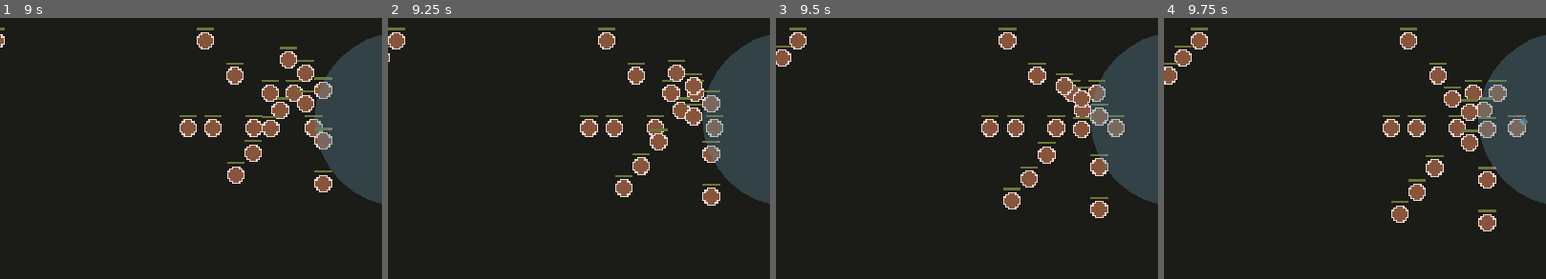
Above: before the commit, frames 1-4 (left to right).
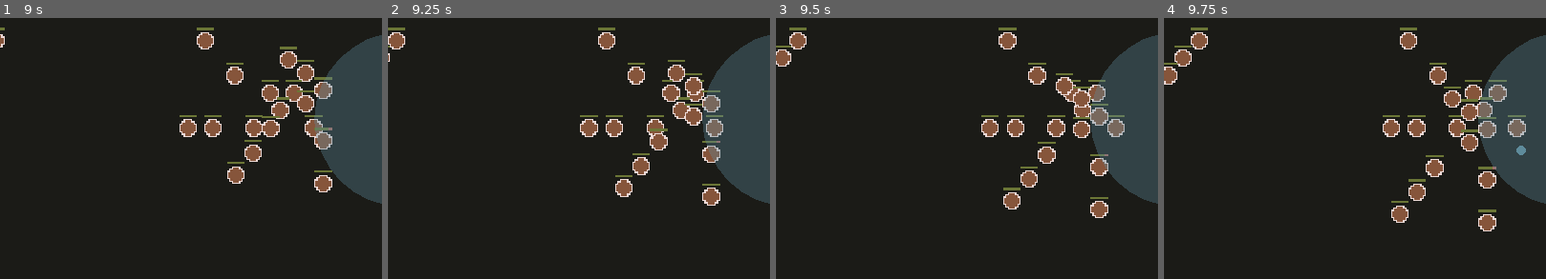
Above: after the commit, the same moments.

Repository: nolenroyalty/ReShape-TD
Game: Godot game, scene res://Main.tscn
Same seed, same stepped clock (60 frames per second), same inputs: the game is played once before the commit and once after it.
Inputs (mouse positions are % of the whole screen's width and height, from its top left):
- Up to frame 1 (9 s): click "Start" at 0.5 s; click "Got It!" at 1.25 s; click "Start" at 2 s; click (1, 55) at 2.77 s; move the mouse to (40, 47) at 3.52 s; hold U (upgrade_tower) 3.53-4.28 s; hold Shift (continue_building) 3.53-4.28 s; click (40, 47) at 3.67 s; move the mouse to (30, 55) at 4.27 s; tap one key every 0.75 s from 4.35 s: R (reshape_tower) 1 (select_tower_1) 2 (select_tower_2) 3 (select_tower_3) S (sell_tower) N (send_wave) Shift (continue_building); move the mouse to (60, 28) at 5.02 s; hold U (upgrade_tower) 5.03-6.53 s; move the mouse to (45, 70) at 5.77 s; click (45, 70) at 5.92 s; move the mouse to (80, 65) at 6.52 s; move the mouse to (20, 35) at 7.27 s; move the mouse to (55, 50) at 8.02 s; click (55, 50) at 8.17 s; move the mouse to (35, 25) at 8.77 s; hold U (upgrade_tower) from 8.78 s (still down)
- Up to frame 2 (9.25 s): keep holding U (upgrade_tower)
- Up to frame 3 (9.5 s): keep holding U (upgrade_tower)
- Up to frame 4 (9.75 s): keep holding U (upgrade_tower); move the mouse to (72, 45) at 9.52 s; tap R (reshape_tower) at 9.6 s
The pictures show only the part of the screen within x 3-53%, y 34-84%; the shares and areas given below are measured in that part.

Frames 1-3 are identical in both runs. In frame 4, 0.1% of the frame differs, in the area x 92-96%, y 37-53%.

Commit message:
reshape animation fix

Diff:
--- a/creeps/CreepGeneric.gd
+++ b/creeps/CreepGeneric.gd
@@ -144,7 +144,8 @@
 	emit_signal("state_changed")
 	if health <= 0:
 		state = S.DYING
-		State.add_gold(gold_value() * (1 + bonus_gold))
+		var t = gold_value() * (1 + bonus_gold)
+		State.add_gold(t)
 		return true
 	return false
 
--- a/towers/Tower.gd
+++ b/towers/Tower.gd
@@ -204,9 +204,11 @@
 		enable_generous()
 
 func handle_reshaped(shape, upgrade):
-	rect_animator.play("reshaped")
-	if shape == my_shape and upgrade == Upgrades.T.GENEROUS:
-		enable_generous()
+	if shape == my_shape:
+		rect_animator.play("reshaped")
+
+		if upgrade == Upgrades.T.GENEROUS:
+			enable_generous()
 
 func on_generous_range_area_entered(area):
 	give_tower_generous(area)
